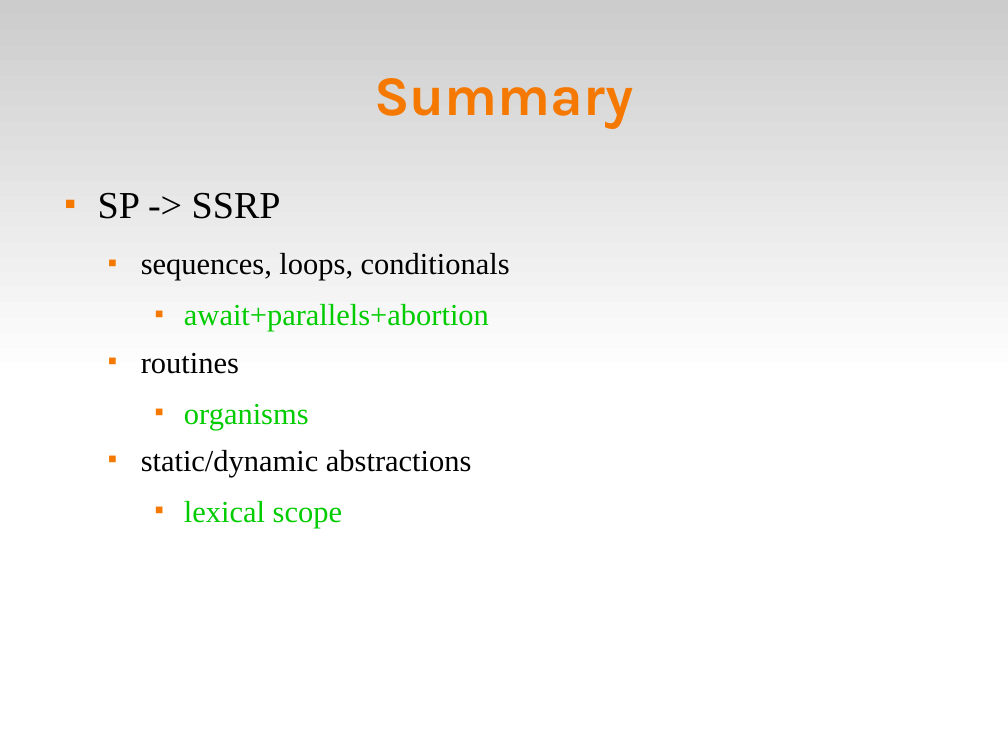
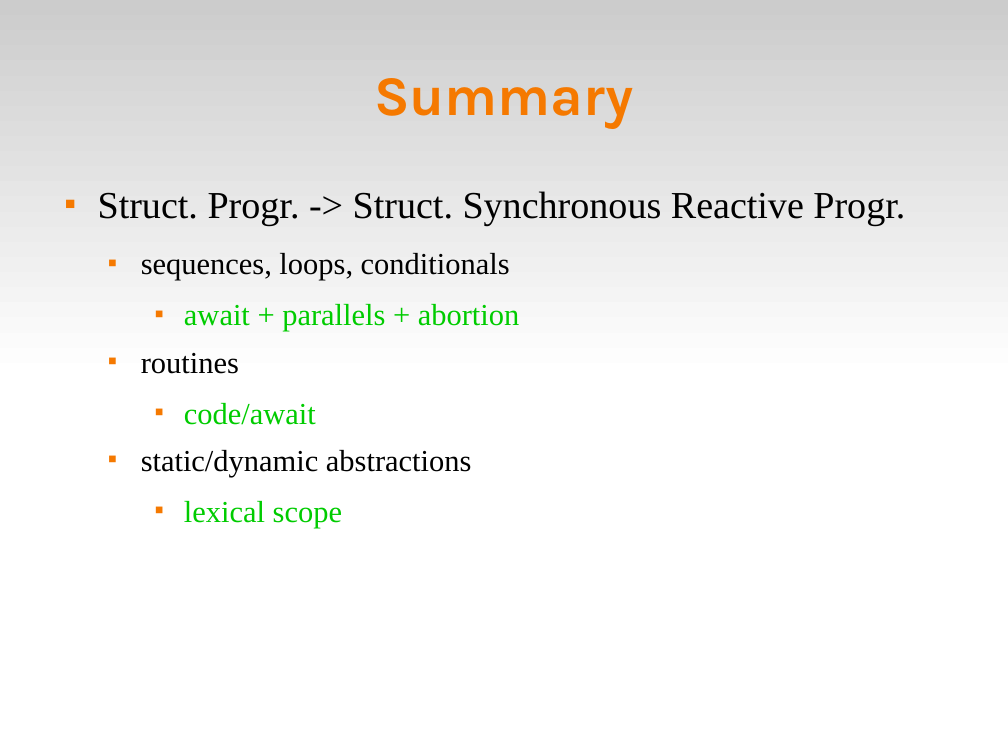
Before and after one commit to fsantanna-no/ceu-docs, a slide deck: slide 33 of ceu_edl.odp. Drawn at 1008x756 pixels with LibreOffice and Linux fonts; fonts in the diff are those of the drawing. Boxes give left, top, right and bottom in pixels: in the first picture for what was removed or moved away, otherwise in the second. Text is boxed around its words. In the diff, an @@ line names an element or a change of style, - is before the commit and + after.

```diff
--- a/ceu_edl.odp
+++ b/ceu_edl.odp
@@ text at (98,191,905,226): text changed @@
-■ SP -> SSRP
+■ Struct. Progr. -> Struct. Synchronous Reactive Progr.
@@ text at (184,304,520,332): spaces changed @@
-    ■ await+parallels+abortion
+    ■ await + parallels + abortion
@@ text at (184,403,316,425): text changed @@
-    ■ organisms
+    ■ code/await
```
Also in this commit, not shown: 4 other slides changed, 1 slide added.
